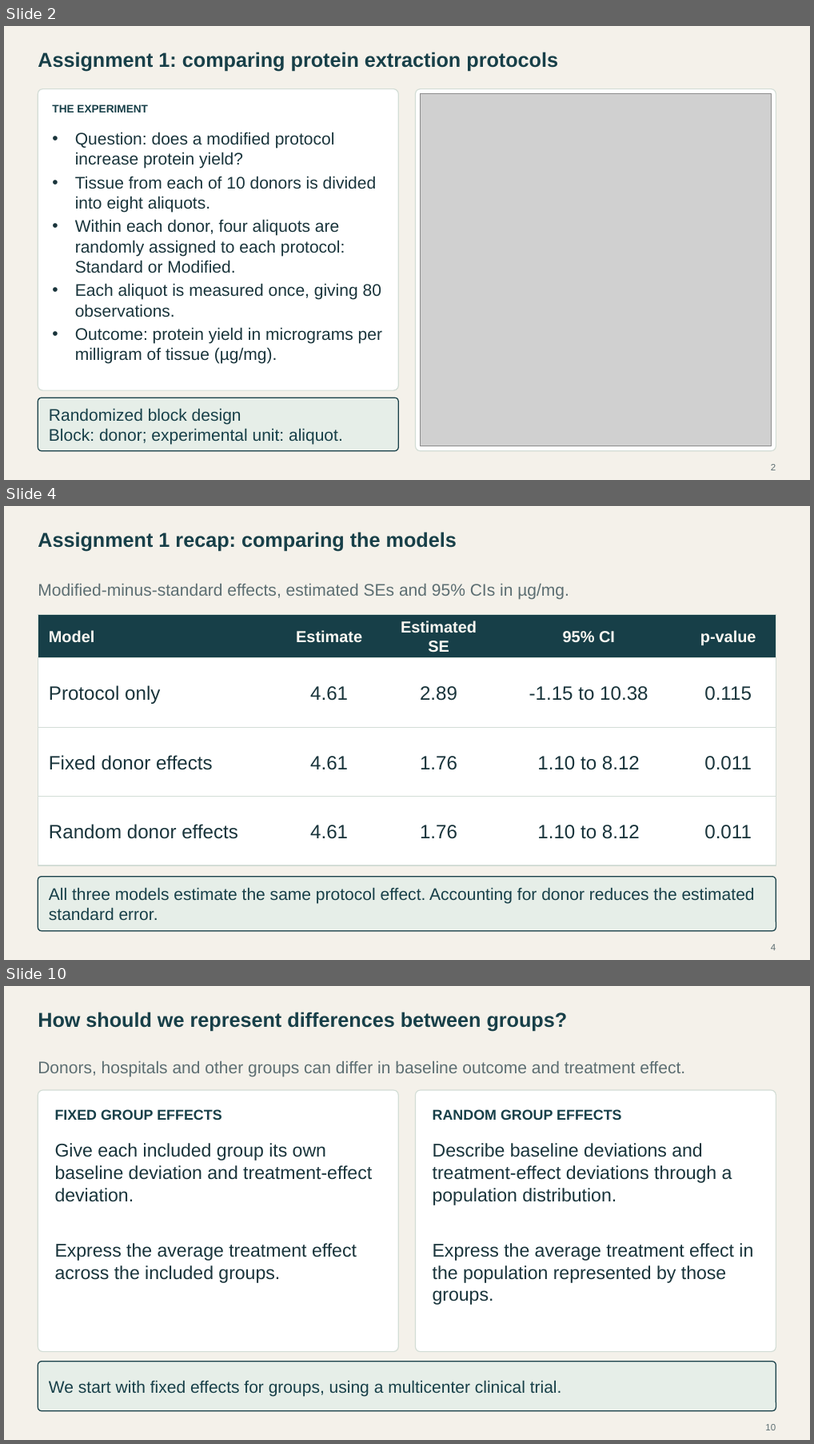
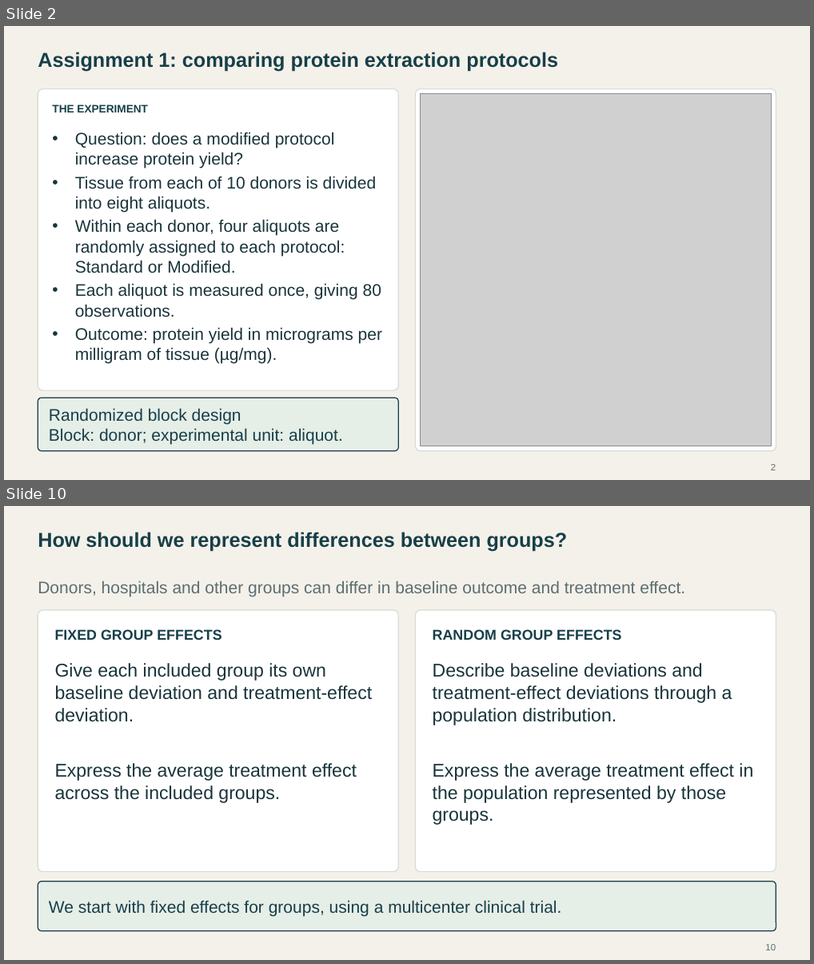
Before and after one commit to Postmus/BeyondMLR, a slide deck: lectures_2627/week2/Beyond_MLR_Week_2.pptx. Shown one above the other, each under a label of ours: slides 2, 4 and 10 before the commit, slides 2 and 10 after it; the slides between them are not shown. The pictures are 814x1444 and 814x964 pixels, drawn with LibreOffice and Linux fonts; fonts in the diff are those of the drawing; grey boxes stand for pictures. Boxes give left, top, right and bottom in pixels: in the first picture for what was removed or moved away, otherwise in the second. Text is boxed around its words. In the diff, an @@ line names an element or a change of style, - is before the commit and + after.

Commit message:
Revise Week 2 assignment walkthrough and submission feedback

```diff
--- a/lectures_2627/week2/Beyond_MLR_Week_2.pptx
+++ b/lectures_2627/week2/Beyond_MLR_Week_2.pptx
@@ slide 4 removed at (x1=4, y1=506, x2=810, y2=960), background #F4F1EA @@
@@ text removed at (x1=38, y1=532, x2=457, y2=552) @@
-Assignment 1 recap: comparing the models
@@ text removed at (x1=38, y1=584, x2=570, y2=599) @@
-Modified-minus-standard effects, estimated SEs and 95% CIs in µg/mg.
@@ rectangle removed at (x1=38, y1=614, x2=777, y2=658) @@
@@ text removed at (x1=401, y1=620, x2=477, y2=652) @@
-Estimated SE
@@ text removed at (x1=49, y1=630, x2=94, y2=642) @@
-Model
@@ text removed at (x1=296, y1=630, x2=362, y2=643) @@
-Estimate
@@ text removed at (x1=563, y1=631, x2=615, y2=642) @@
-95% CI
@@ text removed at (x1=701, y1=630, x2=757, y2=645) @@
-p-value
@@ rectangle removed at (x1=38, y1=658, x2=777, y2=727) @@
@@ text removed at (x1=49, y1=685, x2=160, y2=704) @@
-Protocol only
@@ text removed at (x1=310, y1=686, x2=348, y2=700) @@
-4.61
@@ text removed at (x1=420, y1=686, x2=458, y2=700) @@
-2.89
@@ text removed at (x1=530, y1=686, x2=648, y2=700) @@
--1.15 to 10.38
@@ text removed at (x1=705, y1=686, x2=752, y2=700) @@
-0.115
@@ rectangle removed at (x1=38, y1=727, x2=777, y2=796) @@
@@ text removed at (x1=49, y1=755, x2=213, y2=770) @@
-Fixed donor effects
@@ text removed at (x1=310, y1=756, x2=348, y2=770) @@
-4.61
@@ text removed at (x1=420, y1=756, x2=458, y2=770) @@
-1.76
@@ text removed at (x1=538, y1=756, x2=640, y2=770) @@
-1.10 to 8.12
@@ text removed at (x1=705, y1=756, x2=752, y2=770) @@
-0.011
@@ rectangle removed at (x1=38, y1=796, x2=777, y2=865) @@
@@ text removed at (x1=49, y1=824, x2=238, y2=839) @@
-Random donor effects
@@ text removed at (x1=310, y1=824, x2=348, y2=839) @@
-4.61
@@ text removed at (x1=420, y1=824, x2=458, y2=839) @@
-1.76
@@ text removed at (x1=538, y1=824, x2=640, y2=839) @@
-1.10 to 8.12
@@ text removed at (x1=705, y1=824, x2=752, y2=839) @@
-0.011
@@ rounded rectangle removed at (x1=38, y1=876, x2=777, y2=931) @@
@@ text removed at (x1=49, y1=887, x2=755, y2=920) @@
-All three models estimate the same protocol effect. Accounting for donor reduces the estimated standard error.
@@ page number removed at (x1=771, y1=944, x2=776, y2=950) @@
-4
```
Also in this commit, not shown: 1 slide changed, 6 slides added, 5 other slides removed, 24 other files.
